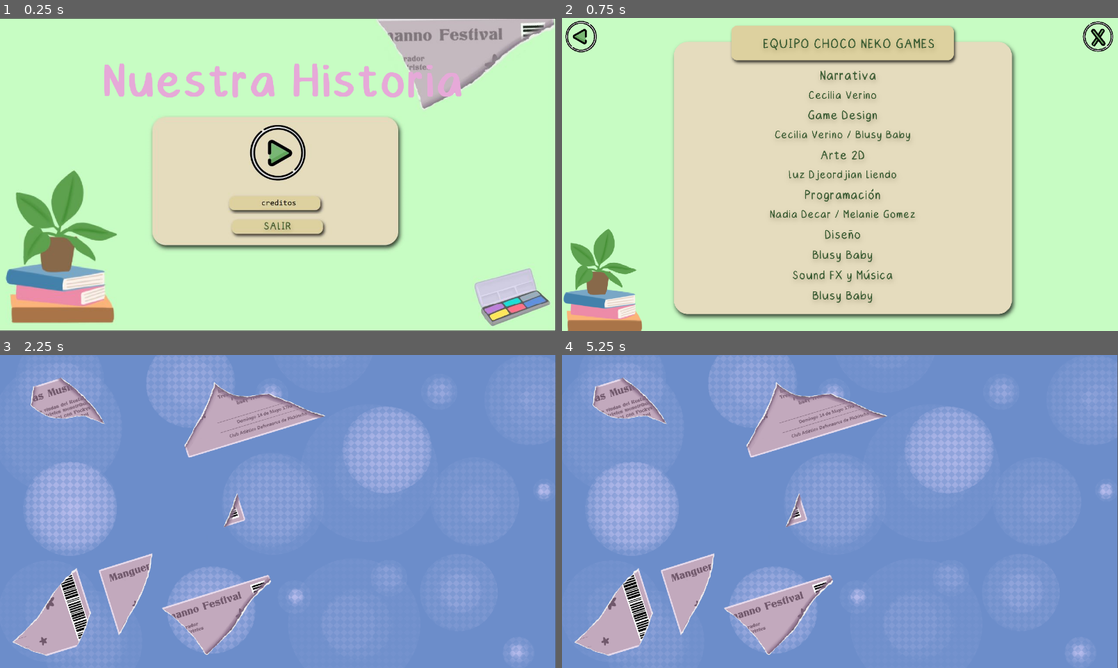
Above: before the commit, frames 1-4 (two rows, left to right).
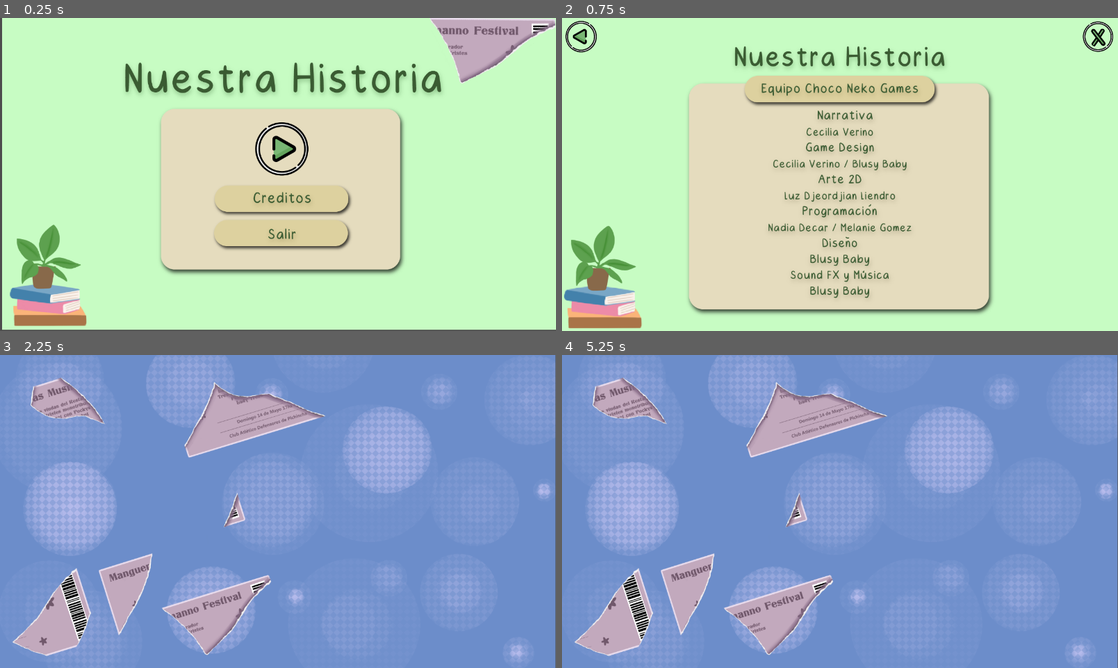
Above: after the commit, the same moments.

Repository: nadiadecar/WomensGameJam2023
Game: Godot game, scene res://Escenas/menu_inicio.tscn
The game is run twice, just before and just after one commit, with the same random seed, the same clock (stepped at 60 frames per second) and the same inputs.
Inputs (mouse positions are in pixels of both pictures, inside the frame that each line leads up to; where the layout moved, square brackets give the same spot in the first picture):
- Up to frame 1 (0.25 s): no input
- Up to frame 2 (0.75 s): click (845, 199) [834, 202] at 0.5 s
- Up to frame 3 (2.25 s): click (16, 373) at 1.25 s; click (283, 486) [278, 489] at 2 s
- Up to frame 4 (5.25 s): tap Enter at 2.75, 4.25 s; move the mouse to (684, 592) at 2.77 s; click (684, 592) at 2.85 s; tap Space at 3.5, 5 s; move the mouse to (817, 420) at 3.52 s; click (817, 420) at 3.6 s; move the mouse to (634, 401) at 4.27 s; click (634, 401) at 4.35 s; move the mouse to (612, 611) at 5.02 s; click (612, 611) at 5.1 s

The runs differ from the first frame. In frame 1, 25% of the frame differs, in the area x 0-100%, y 0-100%; in frame 2, 24%; in frame 3, 0.1%; in frame 4, 0.1%.

Commit message:
El proyecto final

Diff:
--- a/Escenas/cosas_cajas.tscn
+++ b/Escenas/cosas_cajas.tscn
@@ -113,11 +113,13 @@
 
 [node name="audio_fondo" type="AudioStreamPlayer2D" parent="."]
 stream = ExtResource("14_h4pcd")
-volume_db = -30.0
+volume_db = -20.0
 autoplay = true
 
 [node name="click" type="AudioStreamPlayer2D" parent="."]
 stream = ExtResource("15_oqmw4")
-volume_db = -30.0
+volume_db = -20.0
+
+[node name="eliminar_dialogo" type="Timer" parent="."]
 
 [connection signal="pressed" from="continuar" to="." method="_on_continuar_pressed"]
--- a/Escenas/creditos.tscn
+++ b/Escenas/creditos.tscn
@@ -1,7 +1,8 @@
-[gd_scene load_steps=7 format=3 uid="uid://d2p1evbonnct"]
+[gd_scene load_steps=8 format=3 uid="uid://d2p1evbonnct"]
 
 [ext_resource type="Script" path="res://Scripts/creditos.gd" id="1_4ncbb"]
 [ext_resource type="Texture2D" uid="uid://xyg8qwkpx7t4" path="res://Assets/carteles/Creditos-Reales.png" id="1_yi6xc"]
+[ext_resource type="Texture2D" uid="uid://bri8gtbvpbjv5" path="res://Assets/carteles/CreditosFinales.png" id="2_enw1x"]
 [ext_resource type="Texture2D" uid="uid://dntcu373ry10t" path="res://Assets/carteles/Cerrar.png" id="2_x51xy"]
 [ext_resource type="Theme" uid="uid://cebxmpmpmebfe" path="res://Assets/boton-redondo-genearl.tres" id="3_a62t5"]
 [ext_resource type="Texture2D" uid="uid://b5spt6ua3r2bd" path="res://Assets/carteles/Asset 9.png" id="5_3y880"]
@@ -16,9 +17,15 @@
 grow_vertical = 2
 script = ExtResource("1_4ncbb")
 
+[node name="CreditosFinales" type="Sprite2D" parent="."]
+position = Vector2(638.633, 358.125)
+scale = Vector2(0.678837, 0.678837)
+texture = ExtResource("2_enw1x")
+
 [node name="Creditos-reales" type="Sprite2D" parent="."]
-position = Vector2(645.335, 355.25)
-scale = Vector2(0.688011, 0.688011)
+position = Vector2(1033, -529)
+rotation = 0.994838
+scale = Vector2(0.64836, 0.673479)
 texture = ExtResource("1_yi6xc")
 
 [node name="Cerrar" type="Sprite2D" parent="."]
@@ -47,7 +54,7 @@
 
 [node name="audio_fondo" type="AudioStreamPlayer2D" parent="."]
 stream = ExtResource("6_nhvev")
-volume_db = -30.0
+volume_db = -15.0
 
 [connection signal="pressed" from="Cerrar/Button" to="." method="_on_button_pressed"]
 [connection signal="pressed" from="Volver/volver" to="." method="_on_volver_pressed"]
--- a/Escenas/margarita_celular.tscn
+++ b/Escenas/margarita_celular.tscn
@@ -62,11 +62,11 @@
 
 [node name="audio_fondo" type="AudioStreamPlayer2D" parent="."]
 stream = ExtResource("7_okpjr")
-volume_db = -30.0
+volume_db = -20.0
 autoplay = true
 
 [node name="click" type="AudioStreamPlayer2D" parent="."]
 stream = ExtResource("8_immlh")
-volume_db = -30.0
+volume_db = -20.0
 
 [connection signal="pressed" from="continuar" to="." method="_on_continuar_pressed"]
--- a/Escenas/menu_inicio.tscn
+++ b/Escenas/menu_inicio.tscn
@@ -1,17 +1,11 @@
-[gd_scene load_steps=9 format=3 uid="uid://b74pwkeumms5a"]
+[gd_scene load_steps=7 format=3 uid="uid://b74pwkeumms5a"]
 
-[ext_resource type="Texture2D" uid="uid://ocxle2tahyql" path="res://Assets/carteles/Inicio-Penca.jpg" id="1_fg0gn"]
 [ext_resource type="Script" path="res://Scripts/menu_inicio.gd" id="1_xj775"]
+[ext_resource type="Texture2D" uid="uid://bg4ym41dui036" path="res://Assets/carteles/MenuInicio.png" id="2_eux3y"]
 [ext_resource type="Theme" uid="uid://b10eb7ntl3qwe" path="res://Assets/botones-menus.tres" id="2_lqu31"]
 [ext_resource type="Theme" uid="uid://bl3t0ohcay44f" path="res://Assets/boton-redondo-menui.tres" id="3_rbqex"]
 [ext_resource type="AudioStream" uid="uid://hp5vor2w0pml" path="res://Audio/Menu_Fondo_.mp3" id="5_bjrct"]
 [ext_resource type="AudioStream" uid="uid://bvktnyufhrxqn" path="res://Audio/SFX/click-button-140881.mp3" id="6_3fh1p"]
-[ext_resource type="FontFile" uid="uid://b46rcttvctv75" path="res://Assets/SukuriburuBySoultyRagevin-Regular.otf" id="7_dsmmo"]
-
-[sub_resource type="Theme" id="Theme_0jvij"]
-Label/colors/font_color = Color(0.901961, 0.662745, 0.847059, 1)
-Label/font_sizes/font_size = 230
-Label/fonts/font = ExtResource("7_dsmmo")
 
 [node name="MenuInicio" type="Control"]
 layout_mode = 3
@@ -23,60 +17,44 @@
 scale = Vector2(0.661611, 0.661611)
 script = ExtResource("1_xj775")
 
-[node name="Inicio-penca" type="Sprite2D" parent="."]
-position = Vector2(963.034, 544.75)
-scale = Vector2(1.51255, 1.51255)
-texture = ExtResource("1_fg0gn")
+[node name="MenuInicio" type="Sprite2D" parent="."]
+position = Vector2(978.311, 537.626)
+scale = Vector2(1.01143, 1.01314)
+texture = ExtResource("2_eux3y")
 
 [node name="play" type="Button" parent="."]
 layout_mode = 0
-offset_left = 874.0
-offset_top = 372.0
-offset_right = 1061.0
-offset_bottom = 563.0
+offset_left = 887.0
+offset_top = 363.0
+offset_right = 1074.0
+offset_bottom = 549.0
 theme = ExtResource("3_rbqex")
 
 [node name="creditos" type="Button" parent="."]
 layout_mode = 0
-offset_left = 796.0
-offset_top = 619.0
-offset_right = 1116.0
-offset_bottom = 669.0
+offset_left = 747.0
+offset_top = 583.0
+offset_right = 1213.0
+offset_bottom = 673.0
 theme = ExtResource("2_lqu31")
 
 [node name="salir" type="Button" parent="."]
 layout_mode = 0
-offset_left = 805.0
-offset_top = 700.0
-offset_right = 1125.0
-offset_bottom = 750.0
+offset_left = 744.542
+offset_top = 703.023
+offset_right = 1210.54
+offset_bottom = 793.023
 theme = ExtResource("2_lqu31")
 
 [node name="audio_fondo" type="AudioStreamPlayer2D" parent="."]
 stream = ExtResource("5_bjrct")
-volume_db = -25.0
+volume_db = -15.0
 autoplay = true
 
 [node name="click" type="AudioStreamPlayer" parent="."]
 stream = ExtResource("6_3fh1p")
 volume_db = -30.0
 
-[node name="Label" type="Label" parent="."]
-layout_mode = 0
-offset_left = 352.17
-offset_top = 148.123
-offset_right = 1626.17
-offset_bottom = 440.123
-theme = SubResource("Theme_0jvij")
-text = "Nuestra Historia"
-
-[node name="Label" type="Label" parent="Label"]
-offset_left = 6.04581
-offset_right = 1280.05
-offset_bottom = 292.0
-theme = SubResource("Theme_0jvij")
-text = "Nuestra Historia"
-
 [connection signal="pressed" from="play" to="." method="_on_play_pressed"]
 [connection signal="pressed" from="creditos" to="." method="_on_creditos_pressed"]
 [connection signal="pressed" from="salir" to="." method="_on_salir_pressed"]
--- a/Escenas/objetos-cajas/baquetas.tscn
+++ b/Escenas/objetos-cajas/baquetas.tscn
@@ -4,7 +4,7 @@
 [ext_resource type="Script" path="res://Scripts/objetos-cajas/baquetas.gd" id="1_sq40q"]
 
 [sub_resource type="RectangleShape2D" id="RectangleShape2D_hwk4j"]
-size = Vector2(33.2283, 340.125)
+size = Vector2(47.3762, 357.089)
 
 [node name="baquetas" type="Node2D"]
 script = ExtResource("1_sq40q")
@@ -16,6 +16,7 @@
 [node name="Area2D" type="Area2D" parent="."]
 
 [node name="CollisionShape2D" type="CollisionShape2D" parent="Area2D"]
+position = Vector2(1.5, -9.53674e-07)
 rotation = 0.785398
 shape = SubResource("RectangleShape2D_hwk4j")
 
--- a/Escenas/puzzle_entradas.tscn
+++ b/Escenas/puzzle_entradas.tscn
@@ -67,7 +67,6 @@
 
 [node name="entrada_4" parent="." groups=["pedazo_4", "pedazo_entrada"] instance=ExtResource("13_slrsq")]
 position = Vector2(747, 897)
-scale = Vector2(1, 1)
 
 [node name="EntradaRota" type="Sprite2D" parent="."]
 visible = false
@@ -96,7 +95,7 @@
 
 [node name="Fondo" type="AudioStreamPlayer2D" parent="."]
 stream = ExtResource("19_ap85r")
-volume_db = -30.0
+volume_db = -20.0
 autoplay = true
 
 [node name="click" type="AudioStreamPlayer" parent="."]
--- a/Scripts/cosas_cajas_escena.gd
+++ b/Scripts/cosas_cajas_escena.gd
@@ -12,6 +12,7 @@
 @onready var continuar = $continuar
 @onready var audio_fondo = $audio_fondo
 @onready var click = $click
+@onready var eliminar_dialogo = $eliminar_dialogo
 
 var turnos = {"jade": "noa", "noa": "jade"}
 var turno = 'jade'
@@ -27,6 +28,7 @@
 func _ready():
 	audio_fondo.play()
 	timer.timeout.connect(continuar_juego)
+	eliminar_dialogo.timeout.connect(eliminar_dialogo_funcion)
 	for child in jade_objetos:
 		child.en_caja.connect(objeto_en_caja_funcion)
 		child.clickeado.connect(clickear)
@@ -75,7 +77,8 @@
 			if not child.is_in_group('zonas'):
 				child.seleccionable()
 	if cant_objetos == 6:
-		timer.start(1.5)
+		timer.start(2)
+		eliminar_dialogo.start(8)
 
 
 func continuar_juego():
@@ -87,12 +90,15 @@
 	for child in noa:
 		if not child.is_in_group('zonas'):
 			child.no_seleccionable()
+	continuar.visible = true
+	continuar.disabled = false
+
+func eliminar_dialogo_funcion():
 	burbuja_jade.visible = false
 	burbuja_noa.visible = false
 	texto_jade.text = ""
 	texto_noa.text = ""
-	continuar.visible = true
-	continuar.disabled = false
+
 
 func clickear():
 	click.play()
--- a/Scripts/piezas_puzzle.gd
+++ b/Scripts/piezas_puzzle.gd
@@ -31,12 +31,11 @@
 			var minima_distancia = 75
 			for child in espacios:
 				var distancia = global_position.distance_to(child.global_position)
-				if distancia < minima_distancia:
+				if distancia < minima_distancia and child.entrada == self.entrada:
 					punto_soltado = child.global_position
 					minima_distancia = distancia
 					print(child.entrada, self.entrada)
-					if child.entrada == self.entrada:
-						no_seleccionable()
+					no_seleccionable()
 
 
 func no_seleccionable():
--- a/project.godot
+++ b/project.godot
@@ -20,6 +20,13 @@
 window/size/viewport_width=1280
 window/size/viewport_height=720
 
+[filesystem]
+
+import/blender/enabled.android=true
+import/blender/enabled.web=true
+import/fbx/enabled.android=true
+import/fbx/enabled.web=true
+
 [input]
 
 click={
@@ -30,4 +37,5 @@
 
 [rendering]
 
-textures/canvas_textures/default_texture_filter=0
+textures/vram_compression/import_s3tc_bptc=true
+textures/vram_compression/import_etc2_astc=true
Binary file added: Assets/carteles/CreditosFinales.png
Not shown, added: Assets/carteles/CreditosFinales.png.import
Binary file added: Assets/carteles/MenuInicio.png
Not shown, added: Assets/carteles/MenuInicio.png.import
Binary file added: icono.png
Not shown, added: icono.png.import
Not shown, changed: NuestraHistoria.exe
